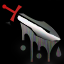
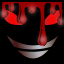
Layered file, before and after one edit (64 x 64). Changes by layer:
moved "glow" above "color #1", painted on it over [0, 1, 64, 64]
removed layer "fln_bloodstained_bath.png" over [0, 1, 64, 64]
removed layer "bloodgrain" (was grain merge) over [0, 1, 64, 64]
removed layer "blood" over [0, 1, 64, 64]
removed layer "metal grain" (was grain merge) over [0, 1, 64, 64]
"color #1": blend grain merge → normal, painted on it over [0, 1, 64, 64]
renamed "color" to "face", painted on it over [0, 1, 64, 64]
added layer "grain" (grain merge) above "color #2" over [0, 1, 64, 64]
added layer "color #2" over [0, 1, 64, 64]
